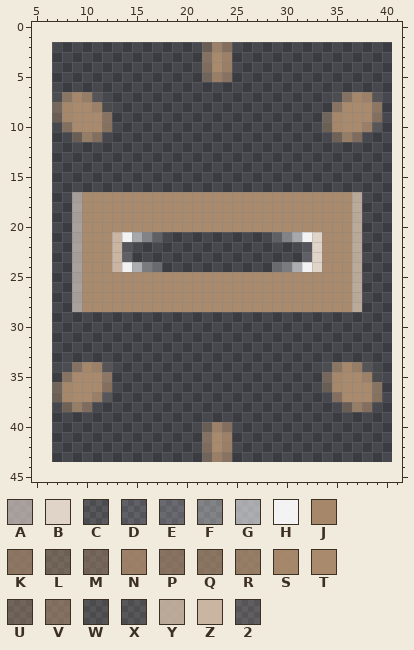
Pixel-art sprite, stored at app/src/main/res/drawable-mdpi/ic_bluelight_default.png. The picture above was drawn from the file before the commit.
The file is 34x42 pixels. Pixels under 10% opacity are left out. Colours within 5 levels of each other are drawn and written as one. Shown: x 5..41, y 0..45. The old version is drawn lined up with the new one, on the new canvas.
Palette (. is transparent): A #e0d3c9a4  B #e0d4c9  C #e3d9d01b  D #ffffff21  E #ffffff2f  F #ffffff52  G #ffffff8d  H #ffffffee  J #a9896bf7  K #a9896cb8  L #aa8b6b72  M #aa896c7b  N #aa896cdb  P #aa8a6ca8  Q #aa8a6cae  R #aa8a6ccb  S #aa8b6cf1  T #aa8a6c  U #aa896d6c  V #ab8a6d9d  W #c5b59c1f  X #c5afa023  Y #c9b5a2e3  Z #c9b5a2  2 #c8b4a533
The same view after the edit:
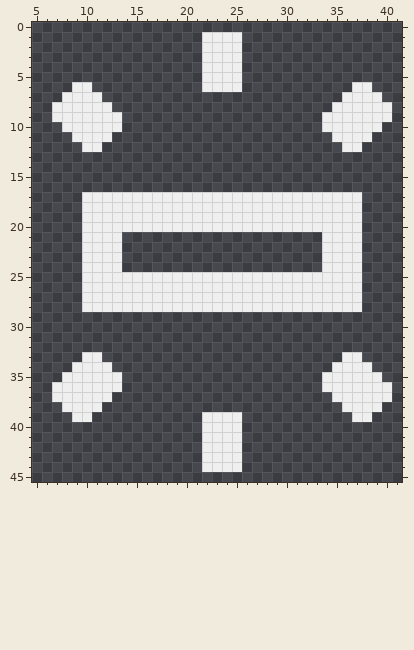
Difference:
canvas 34x42 -> 48x48, the old top-left corner now at 7,2
@@ palette @@
-T #aa8a6c
+T #efefef
@@ x 5..41 @@
  0 .....................................
- 1 .....................................
- 2 .................UNP.................
- 3 .................VTN.................
- 4 .................VTN.................
- 5 .................UNP.................
- 6 .....................................
- 7 ..CQJR2.......................CVJN2..
- 8 ..MJTTNW......................PTTTK..
- 9 ..USTTTP.....................UJTTTP..
-10 ...PTTTQ.....................LJTTNX..
-11 ....URP.......................MRV....
-12 .....................................
+ 1 .................TTTT................
+ 2 .................TTTT................
+ 3 .................TTTT................
+ 4 .................TTTT................
+ 5 .................TTTT................
+ 6 ....TT...........TTTT...........TT...
+ 7 ...TTTT........................TTTT..
+ 8 ..TTTTTT......................TTTTTT.
+ 9 ..TTTTTTT....................TTTTTTT.
+10 ...TTTTTT....................TTTTTT..
+11 ....TTTT......................TTTT...
+12 .....TT........................TT....
 13 .....................................
@@ x 5..41 @@
 16 .....................................
-17 ....ATTTTTTTTTTTTTTTTTTTTTTTTTTTY....
-18 ....ATTTTTTTTTTTTTTTTTTTTTTTTTTTY....
-19 ....ATTTTTTTTTTTTTTTTTTTTTTTTTTTY....
-20 ....ATTTTTTTTTTTTTTTTTTTTTTTTTTTY....
-21 ....ATTTZHGFE...........EFGHBTTTY....
-22 ....ATTTZD.................DBTTTY....
-23 ....ATTTZD.................DBTTTY....
-24 ....ATTTZHGFE...........EFGHBTTTY....
-25 ....ATTTTTTTTTTTTTTTTTTTTTTTTTTTY....
-26 ....ATTTTTTTTTTTTTTTTTTTTTTTTTTTY....
-27 ....ATTTTTTTTTTTTTTTTTTTTTTTTTTTY....
-28 ....ATTTTTTTTTTTTTTTTTTTTTTTTTTTY....
+17 .....TTTTTTTTTTTTTTTTTTTTTTTTTTTT....
+18 .....TTTTTTTTTTTTTTTTTTTTTTTTTTTT....
+19 .....TTTTTTTTTTTTTTTTTTTTTTTTTTTT....
+20 .....TTTTTTTTTTTTTTTTTTTTTTTTTTTT....
+21 .....TTTT....................TTTT....
+22 .....TTTT....................TTTT....
+23 .....TTTT....................TTTT....
+24 .....TTTT....................TTTT....
+25 .....TTTTTTTTTTTTTTTTTTTTTTTTTTTT....
+26 .....TTTTTTTTTTTTTTTTTTTTTTTTTTTT....
+27 .....TTTTTTTTTTTTTTTTTTTTTTTTTTTT....
+28 .....TTTTTTTTTTTTTTTTTTTTTTTTTTTT....
 29 .....................................
@@ x 5..41 @@
 32 .....................................
-33 .....................................
-34 ...CVJN2.....................CQJR2...
-35 ...PTTTK.....................MJTTNW..
-36 ..UJTTTP.....................USTTTP..
-37 ..LJTTNX......................PTTTQ..
-38 ...MRV.........................URP...
-39 .....................................
-40 .................UNP.................
-41 .................VTN.................
-42 .................VTN.................
-43 .................UNP.................
-44 .....................................
+33 .....TT........................TT....
+34 ....TTTT......................TTTT...
+35 ...TTTTTT....................TTTTTT..
+36 ..TTTTTTT....................TTTTTTT.
+37 ..TTTTTT......................TTTTTT.
+38 ...TTTT........................TTTT..
+39 ....TT...........TTTT...........TT...
+40 .................TTTT................
+41 .................TTTT................
+42 .................TTTT................
+43 .................TTTT................
+44 .................TTTT................
 45 .....................................
Where, in picture pixels (left, top, right, bottom), the same in both pictures:
changed: (52, 32, 392, 312)
changed: (52, 352, 122, 422)
changed: (322, 352, 392, 422)
changed: (202, 412, 242, 472)
